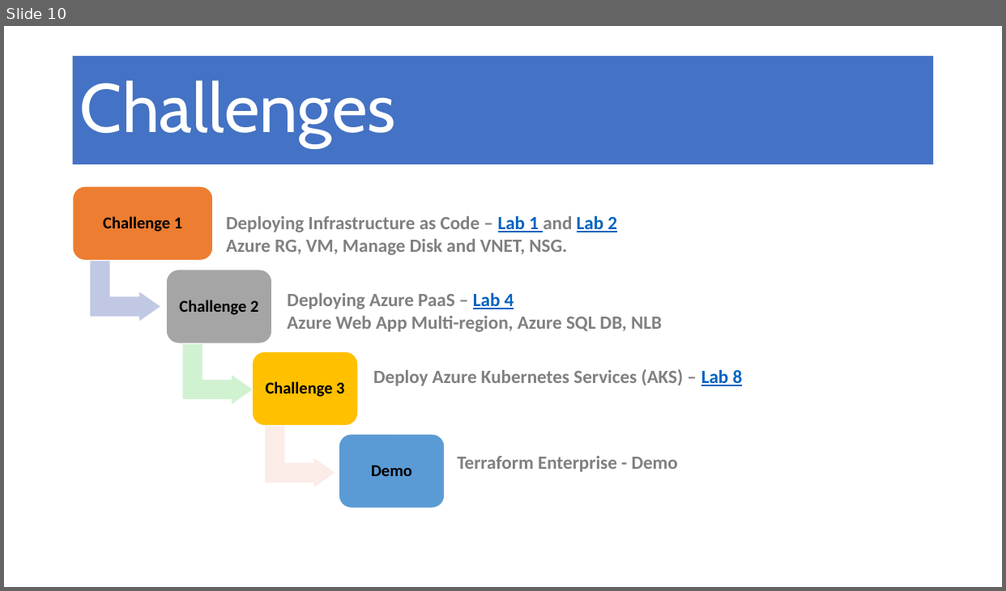
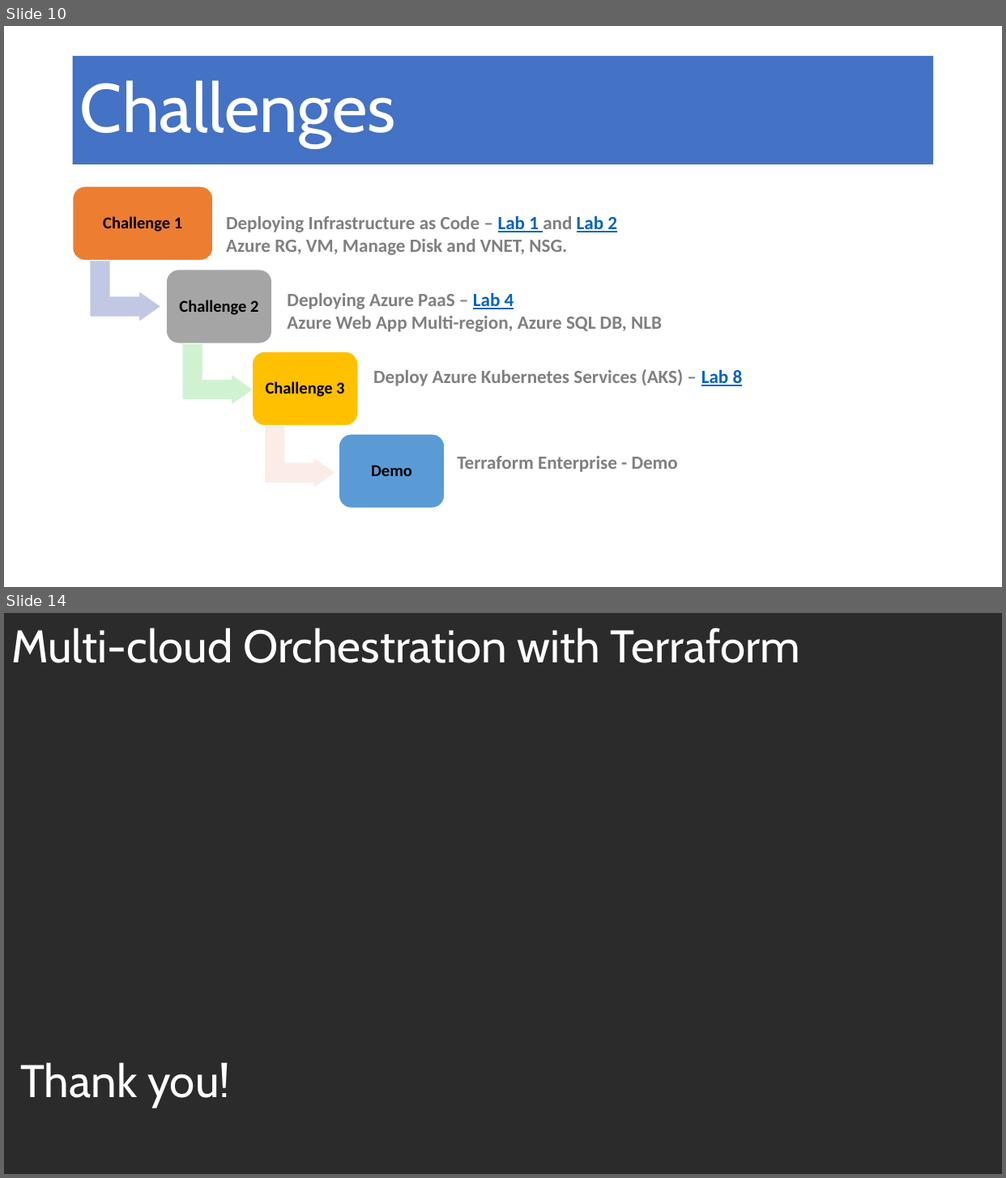
Before and after one commit to masmawi/MultiCloud, a slide deck: Multi-cloud Orchestration with Terraform.pptx. Shown one above the other, each under a label of ours: slide 10 before the commit, slides 10 and 14 after it; the slides between them are not shown. The pictures are 1006x591 and 1006x1178 pixels, drawn with LibreOffice and Linux fonts; fonts in the diff are those of the drawing; background and template pictures are left out; a plain dark background stands for a picture behind light text. Boxes give left, top, right and bottom in pixels: in the first picture for what was removed or moved away, otherwise in the second. Text is boxed around its words. In the diff, an @@ line names an element or a change of style, - is before the commit and + after.

```diff
--- a/Multi-cloud Orchestration with Terraform.pptx
+++ b/Multi-cloud Orchestration with Terraform.pptx
@@ slide 14 added at (x1=4, y1=613, x2=1002, y2=1174), background picture (left out) @@
@@ text added at (x1=11, y1=628, x2=800, y2=663), 44 pt, text #FFFFFF @@
+Multi-cloud Orchestration with Terraform
@@ text added at (x1=20, y1=1063, x2=230, y2=1108), 44 pt, text #FFFFFF @@
+Thank you!
```
Also in this commit, not shown: 2 slides changed, 2 other slides added, 2 slides removed.
